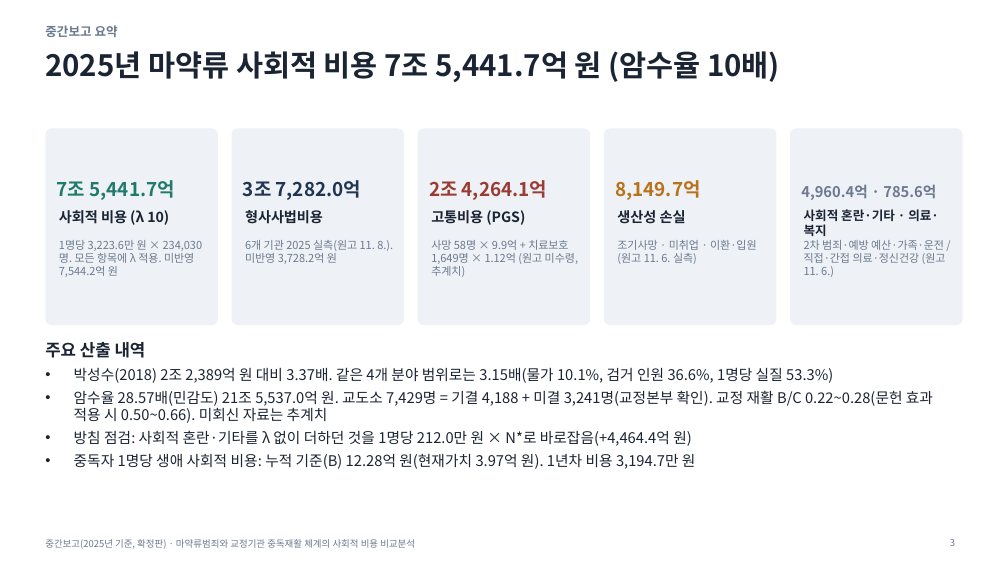
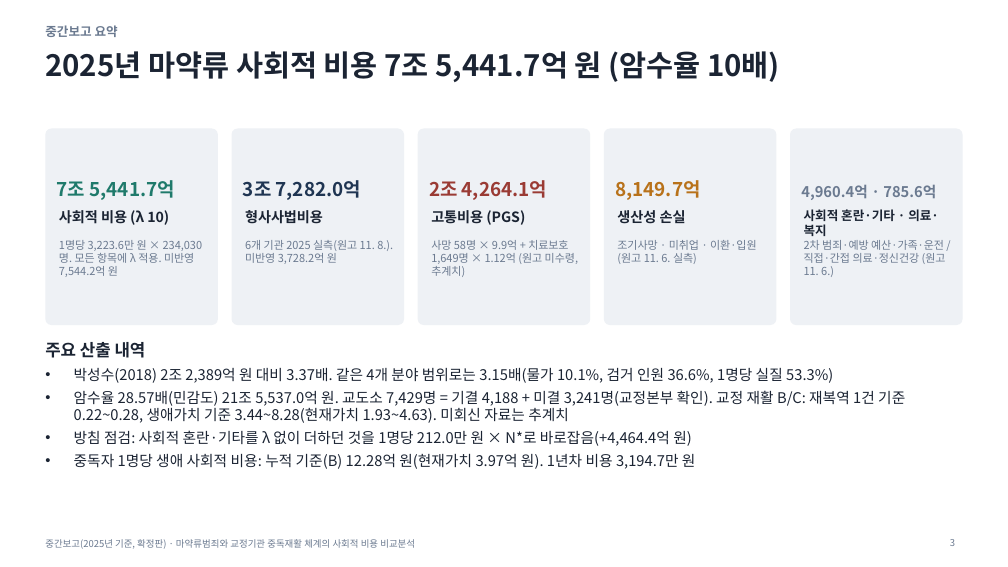
Before and after one commit to adminmrobo/drug-crime-social-cost, a slide deck: slide 3 of deliverables/2026-11-16_확정판/중간보고_마약류사회적비용_2025기준_확정판.pptx. Drawn at 1008x567 pixels with LibreOffice and Linux fonts; fonts in the diff are those of the drawing. Boxes give left, top, right and bottom in pixels: in the first picture for what was removed or moved away, otherwise in the second. Text is boxed around its words. In the diff, an @@ line names an element or a change of style, - is before the commit and + after.

Commit message:
생애가치 기준 교정 재활 비용편익과 정책 제언 추가(덱·별지1·확정판 별지·엑셀·스크립트)

```diff
--- a/deliverables/2026-11-16_확정판/중간보고_마약류사회적비용_2025기준_확정판.pptx
+++ b/deliverables/2026-11-16_확정판/중간보고_마약류사회적비용_2025기준_확정판.pptx
@@ text at (74, 390, 905, 423): text changed @@
-• 암수율 28.57배(민감도) 21조 5,537.0억 원. 교도소 7,429명 = 기결 4,188 + 미결 3,241명(교정본부 확인). 교정 재활 B/C 0.22~0.28(문헌 효과 적용 시 0.50~0.66). 미회신 자료는 추계치
+• 암수율 28.57배(민감도) 21조 5,537.0억 원. 교도소 7,429명 = 기결 4,188 + 미결 3,241명(교정본부 확인). 교정 재활 B/C: 재복역 1건 기준 0.22~0.28, 생애가치 기준 3.44~8.28(현재가치 1.93~4.63). 미회신 자료는 추계치
```
Also in this commit, not shown: 4 other slides changed, 5 slides added, 20 other files.
